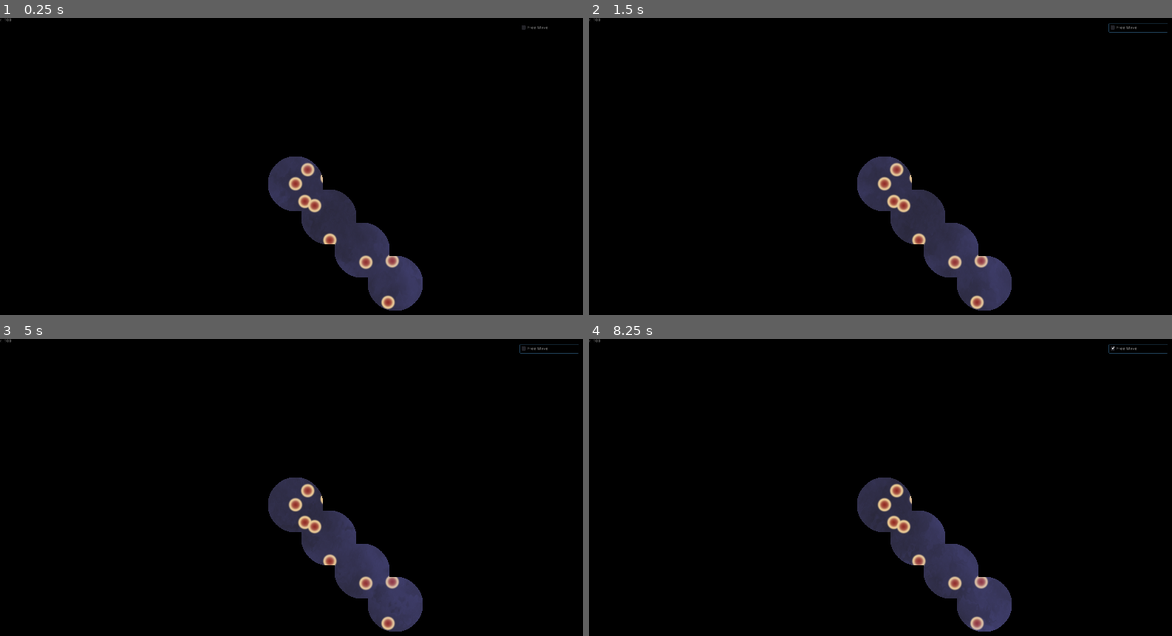
Above: before the commit, frames 1-4 (two rows, left to right).
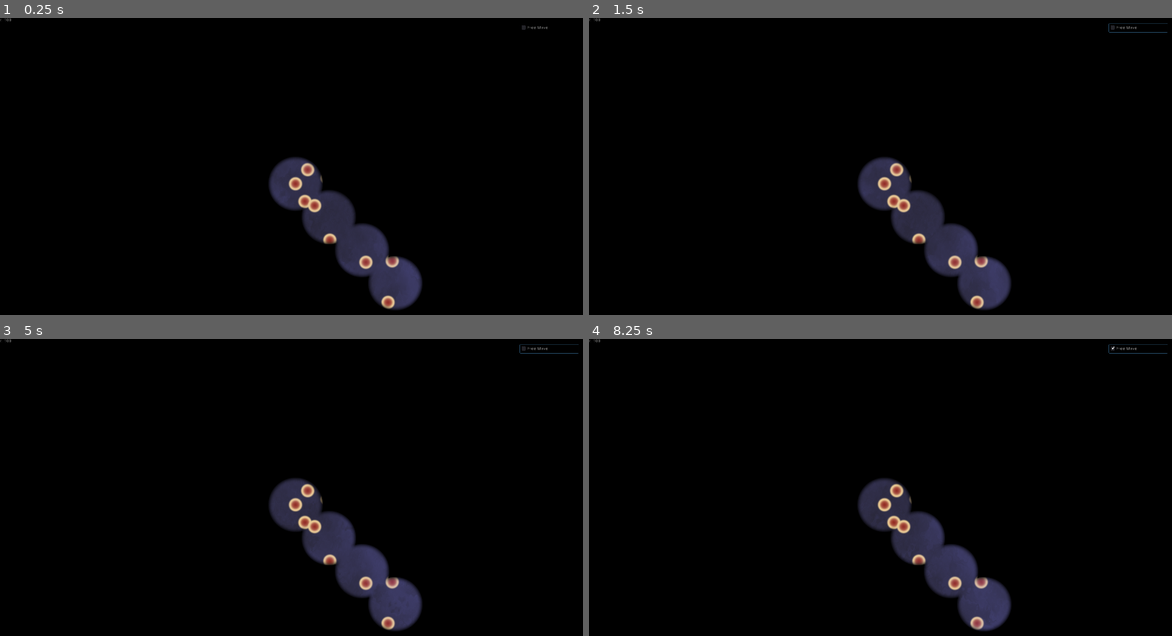
Above: after the commit, the same moments.

Repository: WeLoveGodot/GameOff2019
Game: Godot game, scene res://scene/Game.tscn
Same seed, same stepped clock (60 frames per second), same inputs: the game is played once before the commit and once after it.
Inputs (mouse positions are in pixels of both pictures, inside the frame that each line leads up to):
- Up to frame 1 (0.25 s): no input
- Up to frame 2 (1.5 s): click "Free Move" at 0.5 s; click "Free Move" at 1.25 s
- Up to frame 3 (5 s): click "Free Move" at 2 s; tap Enter at 2.75, 4.25 s; move the mouse to (425, 487) at 2.77 s; click (425, 487) at 2.92 s; tap Space at 3.5 s; move the mouse to (174, 520) at 3.52 s; click (174, 520) at 3.67 s; move the mouse to (355, 431) at 4.27 s; click (355, 431) at 4.42 s
- Up to frame 4 (8.25 s): tap Space at 5, 6.5 s; move the mouse to (857, 570) at 5.02 s; click (857, 570) at 5.17 s; tap Enter at 5.75 s; move the mouse to (1061, 555) at 5.77 s; click (1061, 555) at 5.92 s; move the mouse to (705, 454) at 6.52 s; click (705, 454) at 6.67 s; move the mouse to (915, 505) at 7.27 s; click (915, 505) at 7.42 s; move the mouse to (793, 422) at 8.02 s; click (793, 422) at 8.17 s

The runs differ from the first frame. In frame 1, 0.7% of the frame differs, in the area x 46-73%, y 46-99%; in frame 2, 0.7%; in frame 3, 0.7%; in frame 4, 0.7%.

Commit message:
feat(shader): add soft edge to field shader

Diff:
--- a/resource/shader/Holes.shader
+++ b/resource/shader/Holes.shader
@@ -2,7 +2,7 @@
 
 uniform vec4 color;
 uniform sampler2D holes_tex;
-uniform float fdr = 0.05;
+uniform float fdr = 0.8;
 uniform uint s;
 
 float get_r(vec4 hole) {
@@ -13,22 +13,31 @@
 	return hole.gb;
 }
 
+float mix_alpha(float a1, float a2) {
+	return min(min(a1, a2), a1 * a2);
+}
+
+float dis_alpha(float dis, float rr, float rr2) {
+	return pow(clamp((dis - rr) / (rr - rr2) + 1., 0., 1.), 2.);
+}
+
 void fragment() {
-	bool is_in = false;
 	ivec2 size = textureSize(holes_tex, 0); // assert(size.y == 1);
-	//COLOR = vec4(float(size.y) / float(1536), 1.0, 1.0, 1.0);
-
+	float fs = float(s);
+	float alpha = 1.;
 	for (int i = 0; i < size.x; i++ ) {
 		vec4 hole = texelFetch(holes_tex, ivec2(i, 0), 0);
 		float r = get_r(hole);
-		float r2 = float(r) / float(s);
+		float rr = r / fs;
+		float rr2 = rr * fdr;
 		vec2 pos = get_pos(hole);
-		vec2 pos2 = vec2(pos) / float(s) + vec2(0.5, 0.5); // map (0, 0) to (0.5, 0.5)
+		vec2 pos2 = vec2(pos) / fs + vec2(0.5, 0.5); // map (0, 0) to (0.5, 0.5)
 
-		if (distance(pos2, UV) < r2) {
-			is_in = true;
+		float dis = distance(pos2, UV);
+		alpha = mix_alpha(alpha, dis_alpha(dis, rr, rr2));
+		if (alpha == 0.) {
 			break;
 		}
 	}
-	COLOR = vec4(color.rgb, is_in ? 0.0 : 1.0);
+	COLOR = vec4(color.rgb, alpha);
 }
--- a/scene/Holes.tscn
+++ b/scene/Holes.tscn
@@ -7,7 +7,7 @@
 [sub_resource type="ShaderMaterial" id=2]
 shader = ExtResource( 2 )
 shader_param/color = Plane( 0, 0, 0, 0 )
-shader_param/fdr = 0.05
+shader_param/fdr = 0.8
 shader_param/s = 4096
 shader_param/holes_tex = ExtResource( 3 )
 
